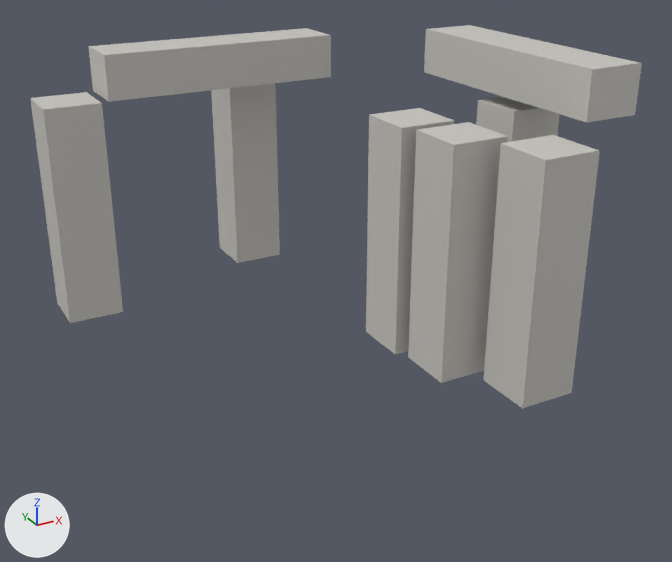
The glTF model public/studio/v2.15.0/d_stonehenge/model.glb, before and after one commit.
Both versions are drawn from a camera (50 mm lens) standing at (-3.25, -6.27, 3.83) and looking at (0.29, 0.17, 0.61). The lights are fixed; the arrows at lower left show +X, +Y and +Z. The picture after the commit comes second. Where no turn or scale is listed for an object, it has been applied to the vertices.

Names of what the first picture shows: 'part0', 'part1', 'part2', 'part3', 'part4', 'part5', 'part6', 'part7'.
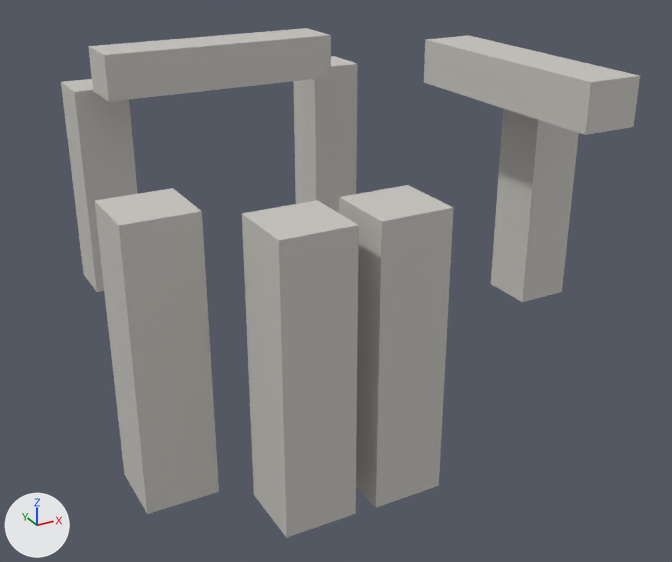
Where the change shows, as pixel boxes [x1, y1, x2, y2] in the pictures (672 x 562 px):
'part4', moved: before [408, 122, 508, 383]; after [242, 200, 359, 538]
'part5', moved: before [484, 135, 600, 408]; after [339, 185, 454, 508]
'part3', moved: before [366, 108, 454, 354]; after [95, 188, 219, 514]
'part1', moved: before [211, 83, 280, 263]; after [293, 56, 357, 213]
'part2', moved: before [30, 92, 123, 323]; after [61, 79, 138, 292]
'part6', moved: before [424, 25, 642, 122]; after [424, 35, 640, 135]
'part0', moved: before [476, 97, 559, 142]; after [491, 108, 579, 302]

Diff of the bpy script that builds the scene:
```diff
--- a/public/studio/v2.15.0/d_stonehenge/model.glb.py
+++ b/public/studio/v2.15.0/d_stonehenge/model.glb.py
@@ me_geometry_0 @@
 # used by ob_part0; location = (0.0, 0.0, 0.0)
-me_geometry_0.from_pydata(...)  # 8 vertices, 12 faces; spans x 1.75..2.25, y -0.25..0.25, z 0.0..2.0
+me_geometry_0.from_pydata(...)  # 8 vertices, 12 faces; spans x 2.3..2.8, y 0.07..0.57, z 0.0..2.0
+# me_geometry_0 part 1: the whole mesh is moved by (0.55, 0.32, 0.0)
 me_geometry_0.materials.append(mat_defaultmaterial)
@@ me_geometry_1 @@
 # used by ob_part1; location = (0.0, 0.0, 0.0)
-me_geometry_1.from_pydata(...)  # 8 vertices, 12 faces; spans x 0.27..0.77, y 2.32..2.82, z 0.0..2.0
+me_geometry_1.from_pydata(...)  # 8 vertices, 12 faces; spans x 1.17..1.67, y 2.23..2.73, z 0.0..2.0
+# me_geometry_1 part 2: the whole mesh is moved by (0.91, -0.09, 0.0)
 me_geometry_1.materials.append(mat_defaultmaterial_001)
@@ me_geometry_2 @@
 # used by ob_part2; location = (0.0, 0.0, 0.0)
-me_geometry_2.from_pydata(...)  # 8 vertices, 12 faces; spans x -1.67..-1.17, y 1.72..2.22, z 0.0..2.0
+me_geometry_2.from_pydata(...)  # 8 vertices, 12 faces; spans x -1.26..-0.76, y 2.29..2.79, z 0.0..2.0
+# me_geometry_2 part 3: the whole mesh is moved by (0.41, 0.57, 0.0)
 me_geometry_2.materials.append(mat_defaultmaterial_002)
@@ me_geometry_3 @@
 # used by ob_part3; location = (0.0, 0.0, 0.0)
-me_geometry_3.from_pydata(...)  # 8 vertices, 12 faces; spans x 0.64..1.14, y -0.25..0.25, z 0.0..2.0
+me_geometry_3.from_pydata(...)  # 8 vertices, 12 faces; spans x -1.94..-1.44, y -1.33..-0.83, z 0.0..2.0
+# me_geometry_3 part 4: the whole mesh is moved by (-2.58, -1.08, 0.0)
 me_geometry_3.materials.append(mat_defaultmaterial_003)
@@ me_geometry_4 @@
 # used by ob_part4; location = (0.0, 0.0, 0.0)
-me_geometry_4.from_pydata(...)  # 8 vertices, 12 faces; spans x 0.71..1.21, y -0.85..-0.35, z 0.0..2.0
+me_geometry_4.from_pydata(...)  # 8 vertices, 12 faces; spans x -1.25..-0.75, y -1.98..-1.48, z 0.0..2.0
+# me_geometry_4 part 5: the whole mesh is moved by (-1.96, -1.13, 0.0)
 me_geometry_4.materials.append(mat_defaultmaterial_004)
@@ me_geometry_5 @@
 # used by ob_part5; location = (0.0, 0.0, 0.0)
-me_geometry_5.from_pydata(...)  # 8 vertices, 12 faces; spans x 1.04..1.54, y -1.48..-0.98, z 0.0..2.0
+me_geometry_5.from_pydata(...)  # 8 vertices, 12 faces; spans x -0.6..-0.1, y -1.99..-1.49, z 0.0..2.0
+# me_geometry_5 part 6: the whole mesh is moved by (-1.64, -0.51, 0.0)
 me_geometry_5.materials.append(mat_defaultmaterial_005)
@@ me_geometry_6 @@
 # used by ob_part6; location = (0.0, 0.0, 0.0)
-me_geometry_6.from_pydata(...)  # 8 vertices, 12 faces; spans x 1.75..2.25, y -1.1..1.1, z 2.1..2.5
+me_geometry_6.from_pydata(...)  # 8 vertices, 12 faces; spans x 1.75..2.25, y -1.1..1.1, z 2.0..2.4
+# me_geometry_6 part 7: the whole mesh is moved by (0.0, 0.0, -0.1)
 me_geometry_6.materials.append(mat_defaultmaterial_006)
```
